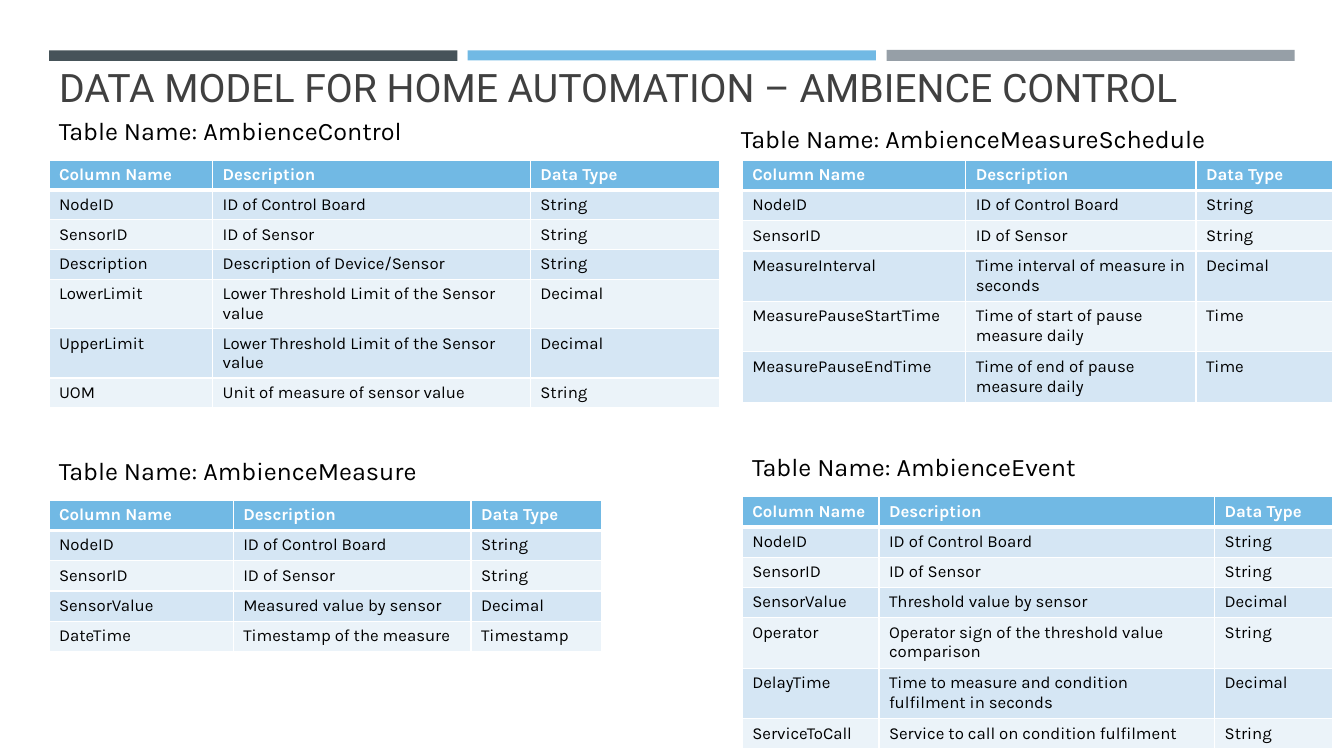
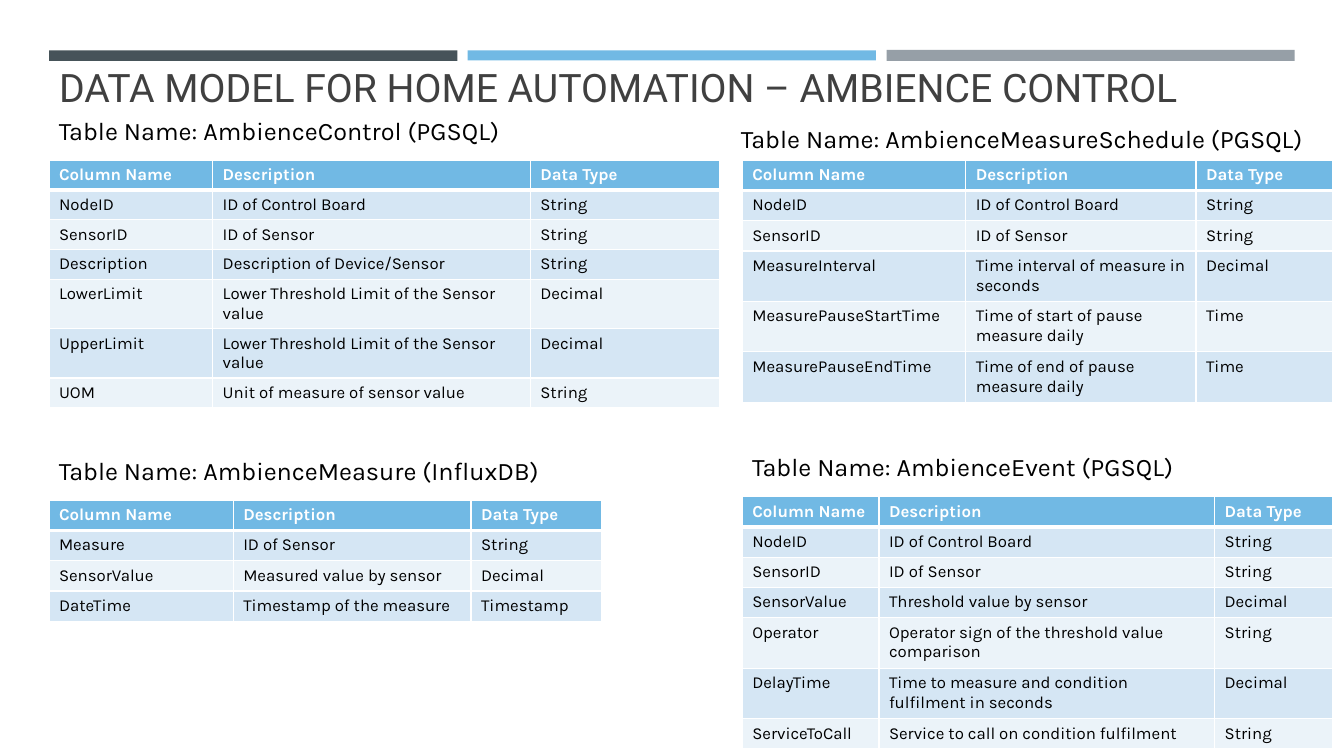
Before and after one commit to buddydip/IotStarter, a slide deck: slide 11 of HomeAutomation.pptx (slide 10 before the commit). Drawn at 1344x756 pixels with LibreOffice and Linux fonts; fonts in the diff are those of the drawing. Boxes give left, top, right and bottom in pixels: in the first picture for what was removed or moved away, otherwise in the second. Text is boxed around its words. In the diff, an @@ line names an element or a change of style, - is before the commit and + after.

```diff
--- a/HomeAutomation.pptx
+++ b/HomeAutomation.pptx
@@ text at bbox=[59, 122, 499, 145]: text changed @@
-Table Name: AmbienceControl
+Table Name: AmbienceControl (PGSQL)
@@ text at bbox=[741, 130, 1302, 153]: text changed @@
-Table Name: AmbienceMeasureSchedule
+Table Name: AmbienceMeasureSchedule (PGSQL)
@@ text at bbox=[59, 462, 538, 483]: text changed @@
-Table Name: AmbienceMeasure
+Table Name: AmbienceMeasure (InfluxDB)
@@ text at bbox=[752, 458, 1173, 481]: text changed @@
-Table Name: AmbienceEvent
+Table Name: AmbienceEvent (PGSQL)
@@ table at bbox=[49, 500, 603, 621] @@
-row 2: NodeID | ID of Control Board | String
-row 3: SensorID | ID of Sensor | String
+row 2: Measure | ID of Sensor | String
```
Also in this commit, not shown: 3 other slides changed.
